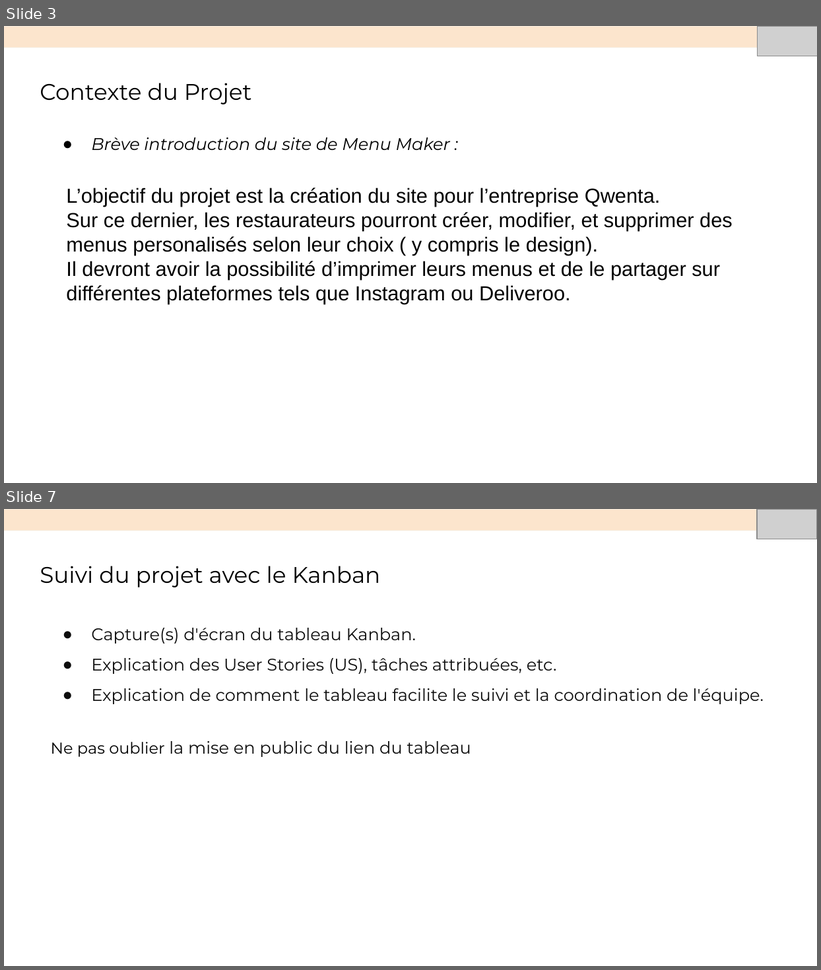
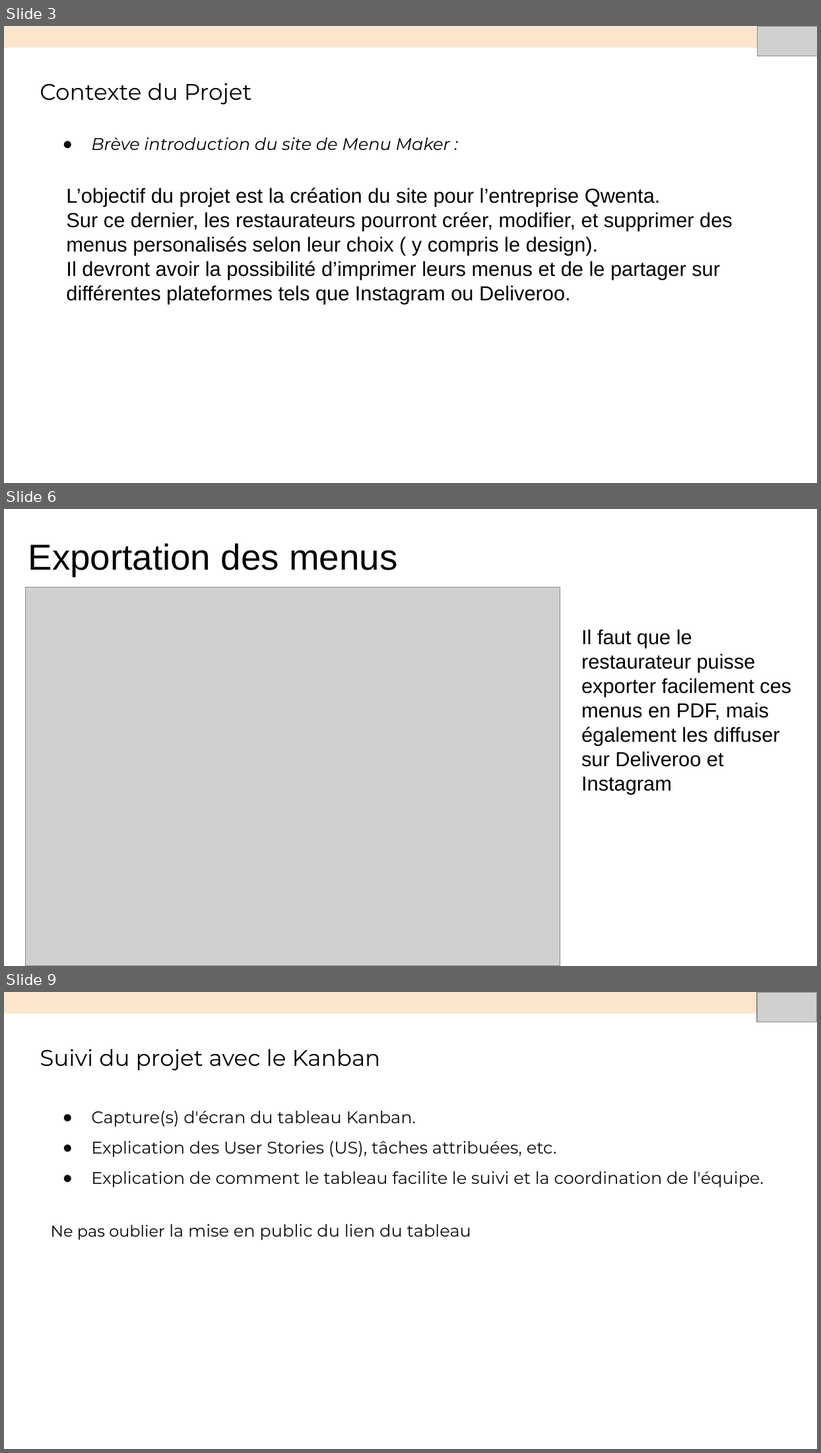
Before and after one commit to Nasus-Stackman/Projet7, a slide deck: Présentation.odp. Shown one above the other, each under a label of ours: slides 3 and 7 before the commit, slides 3, 6 and 9 after it; the slides between them are not shown. The pictures are 821x970 and 821x1453 pixels, drawn with LibreOffice and Linux fonts; fonts in the diff are those of the drawing; grey boxes stand for pictures. Boxes give left, top, right and bottom in pixels: in the first picture for what was removed or moved away, otherwise in the second. Text is boxed around its words. In the diff, an @@ line names an element or a change of style, - is before the commit and + after.

```diff
--- a/Présentation.odp
+++ b/Présentation.odp
@@ slide 6 added at <box>4,509,817,966</box>, background #FFFFFF @@
@@ title added at <box>28,543,397,576</box>, 32 pt, text #000000 @@
+Exportation des menus
@@ picture added at <box>25,587,560,966</box> @@
@@ text added at <box>582,629,791,795</box>, 18 pt, text #000000 @@
+Il faut que le restaurateur puisse exporter facilement ces menus en PDF, mais également les diffuser sur Deliveroo et Instagram
@@ what was slide 7 is now slide 9 @@
```
Also in this commit, not shown: 2 slides changed, 1 other slide added, 1 other file.
